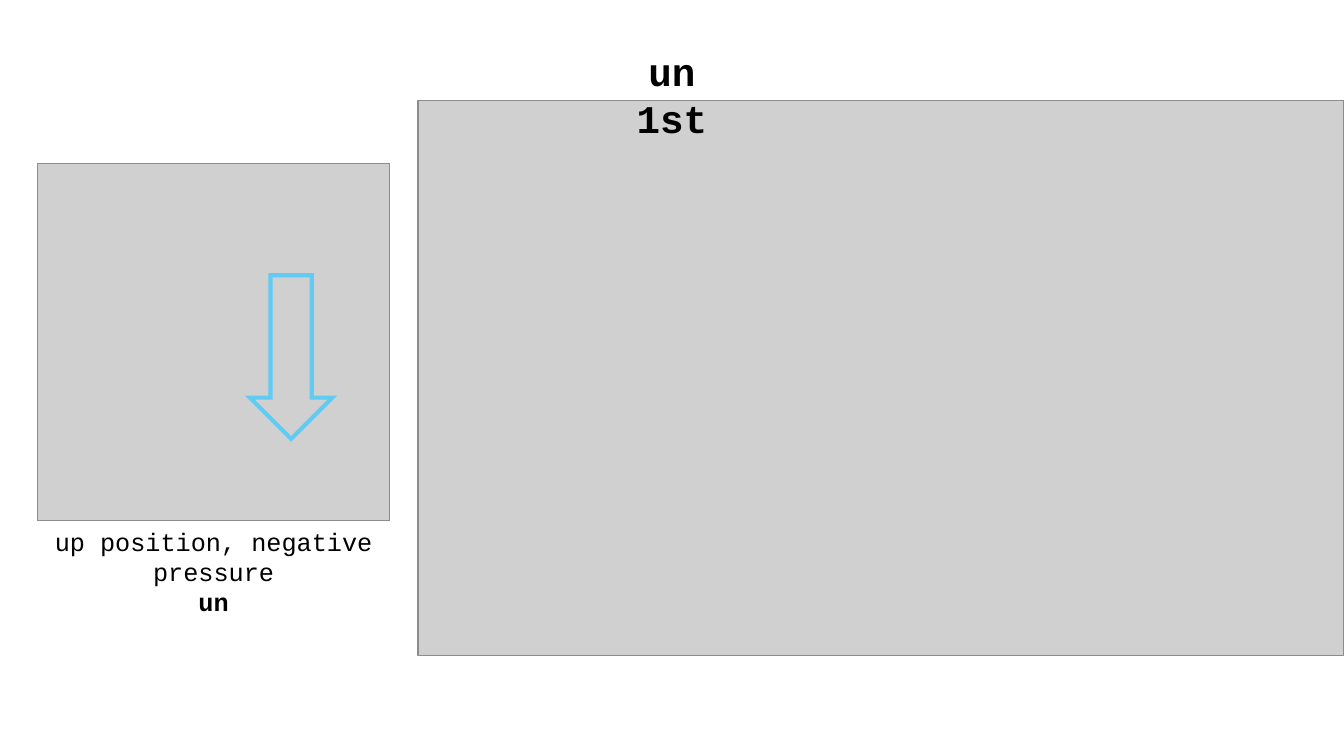
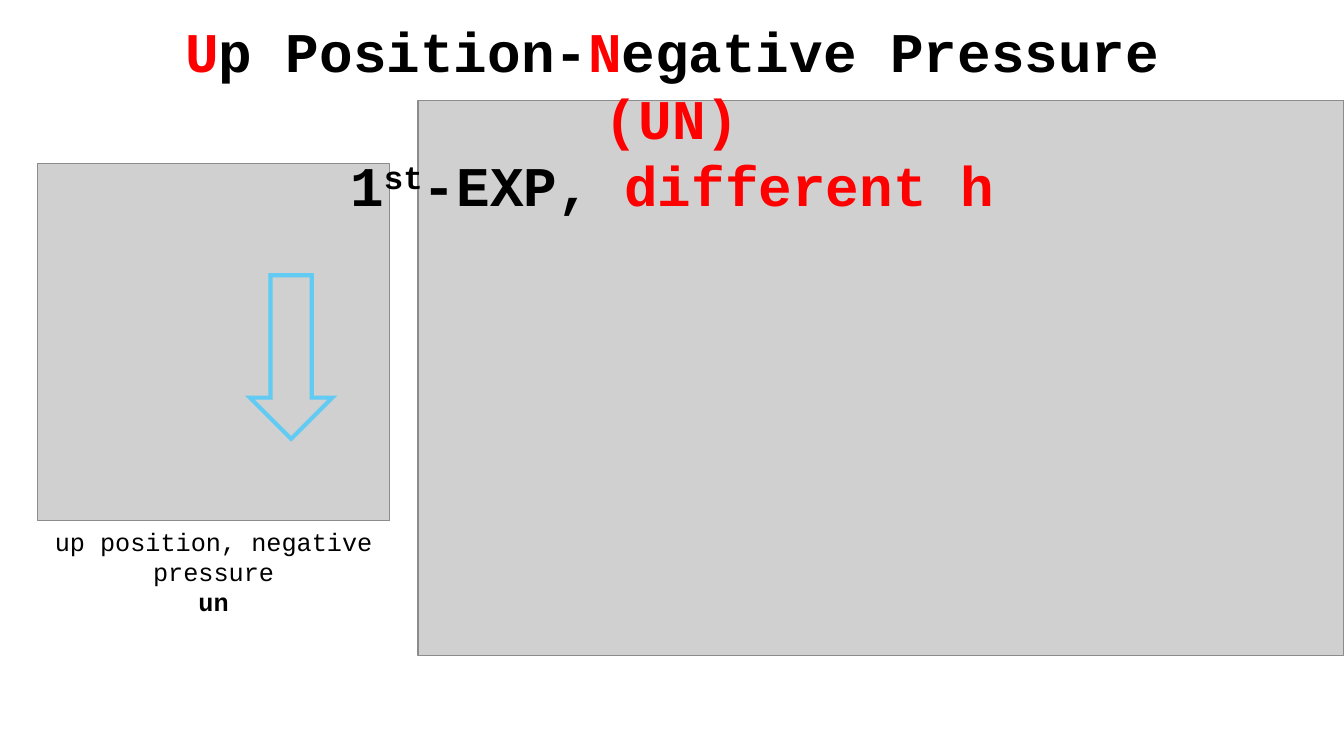
Before and after one commit to ominseo5/robotory_SoftFinger, a slide deck: slide 6 of LabLog.pptx. Drawn at 1344x756 pixels with LibreOffice and Linux fonts; fonts in the diff are those of the drawing; grey boxes stand for pictures. Boxes give left, top, right and bottom in pixels: in the first picture for what was removed or moved away, otherwise in the second. Text is boxed around its words. In the diff, an @@ line names an element or a change of style, - is before the commit and + after.

```diff
--- a/LabLog.pptx
+++ b/LabLog.pptx
@@ text added at [185, 32, 1159, 216], 40 pt, text #000000, bold @@
+Up Position-Negative Pressure (UN)
+1st-EXP, different h
@@ text removed at [637, 65, 707, 134] @@
-un 1st
```
Also in this commit, not shown: 14 other slides changed, 7 other files.
